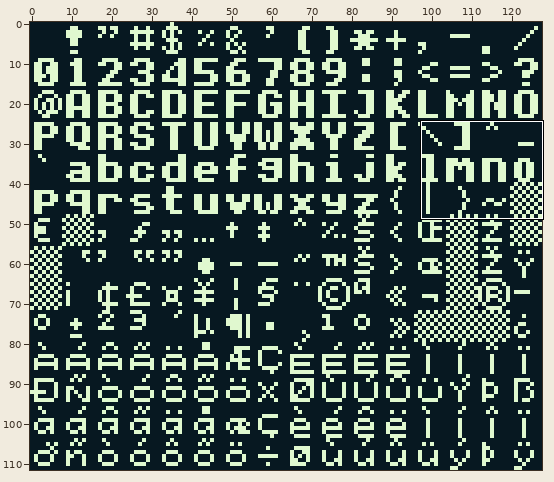
File history of a sprite sheet, assets/fonts/Determination.png. Above: a wide view before the commit, with the close-up outlined.
Close-up. Earlier state:
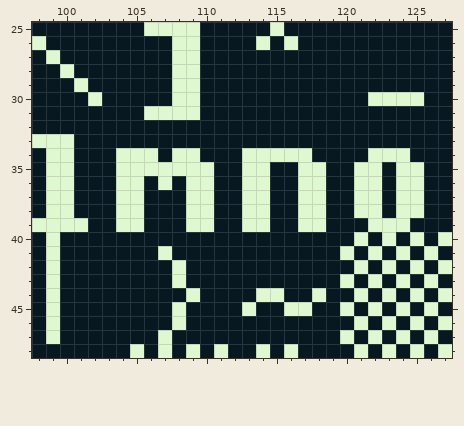
The file is 128x112 pixels. Shown: x 98..127, y 25..48.
The same view after the edit:
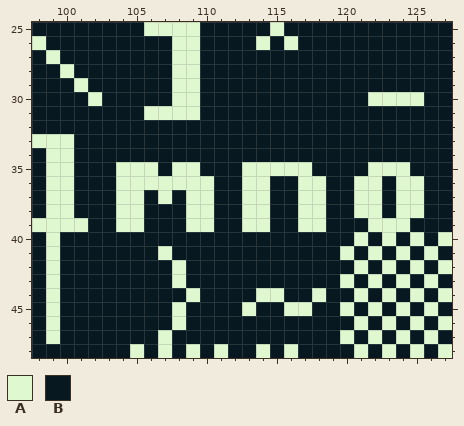
Palette (. is transparent): A #e0f8cf  B #071821
Change:
The author changed colour B to colour A in row 35 at x 115 to 116 and 123; in row 36 at x 106 and 108; in row 37 at x 107.
The author changed colour A to colour B in row 34 at x 104 to 106, 108 to 109, 113 to 117 and 122 to 124; in row 35 at x 107, 110, 118, 121 and 125.
Pixel boxes of the changes (left, top, right, bottom) in both close-ups:
changed: (116, 148, 424, 204)
